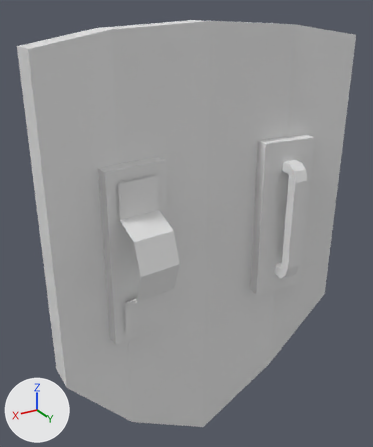
Renders of the OBJ model Client/assets/models/shield.obj from each side of a commit.
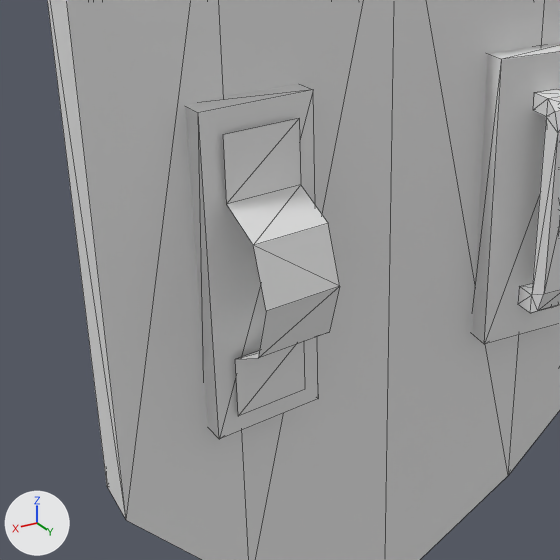
The first picture shows the older version from a 50 mm lens placed at (1.71, 2.59, 1.38), pointed at (0.09, -0.11, 0.03). The close-ups show both versions on the part from 0% to 79% of the width and 25% to 91% of the height of that picture. The axes (+X, +Y, +Z) are drawn at lower left. The lights are the same throughout. The close-ups show mesh edges as thin lines. Where no turn or scale is listed for an object, it has been applied to the vertices.

The scene before the commit, as lines of its bpy script (objects in view):
```python
me_shield_2_001 = bpy.data.meshes.new('Shield_2.001')
me_shield_2_001.from_pydata(...)  # 126 vertices, 186 faces; spans x -1.06..1.06, y -0.2..0.34, z -1.69..1.28
ob_shield_2_001 = bpy.data.objects.new('Shield_2.001', me_shield_2_001)
ob_shield_2_001.location = (0.0, 0.0, 0.0)
```
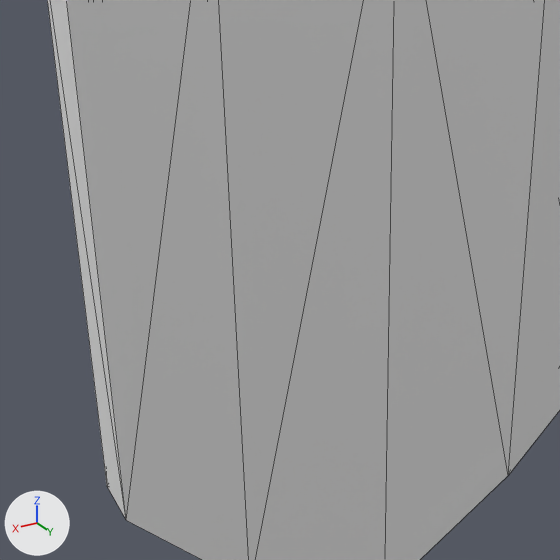
Pixel boxes (x1, y1, x2, y2) of what changed, in the close-ups (560 x 560 px):
```json
{"part": 1, "of": "me_shield_2_001", "change": "deleted", "before": [518, 89, 560, 313]}
{"part": 2, "of": "me_shield_2_001", "change": "deleted", "before": [223, 119, 340, 416]}
{"part": 3, "of": "me_shield_2_001", "change": "cut back", "before": [185, 44, 560, 439]}
```

The change, as JSON lines over the scene's bpy script:
```json
{"block": "me_shield_2_001", "where": "# used by ob_shield_2_001; location = (0.0, 0.0, 0.0)"}
{"op": "remove", "block": "me_shield_2_001", "code": "me_shield_2_001.from_pydata(...)  # 126 vertices, 186 faces; spans x -1.06..1.06, y -0.2..0.34, z -1.69..1.28"}
{"op": "add", "block": "me_shield_2_001", "code": "me_shield_2_001.from_pydata(...)  # 56 vertices, 76 faces, 12 loose edges; spans x -1.06..1.06, y -0.2..0.11, z -1.69..1.28"}
{"block": "me_shield_2_001", "change": "me_shield_2_001 part 1: the loose piece of 24 vertices spanning x -0.62..-0.51, y 0.1..0.26, z -0.42..0.42 is deleted"}
{"block": "me_shield_2_001", "change": "me_shield_2_001 part 2: the loose piece of 14 vertices spanning x 0.39..0.67, y 0.11..0.34, z -0.48..0.48 is deleted"}
{"block": "me_shield_2_001", "change": "me_shield_2_001 part 3"}
{"block": "me_shield_2_001", "change": "32 vertices are removed from x -0.98..0.94, y -0.18..0.13, z -1.56..1.19"}
{"block": "me_shield_2_001", "change": "58 faces are deleted"}
{"block": "me_shield_2_001", "change": "12 loose edges are added"}
```
